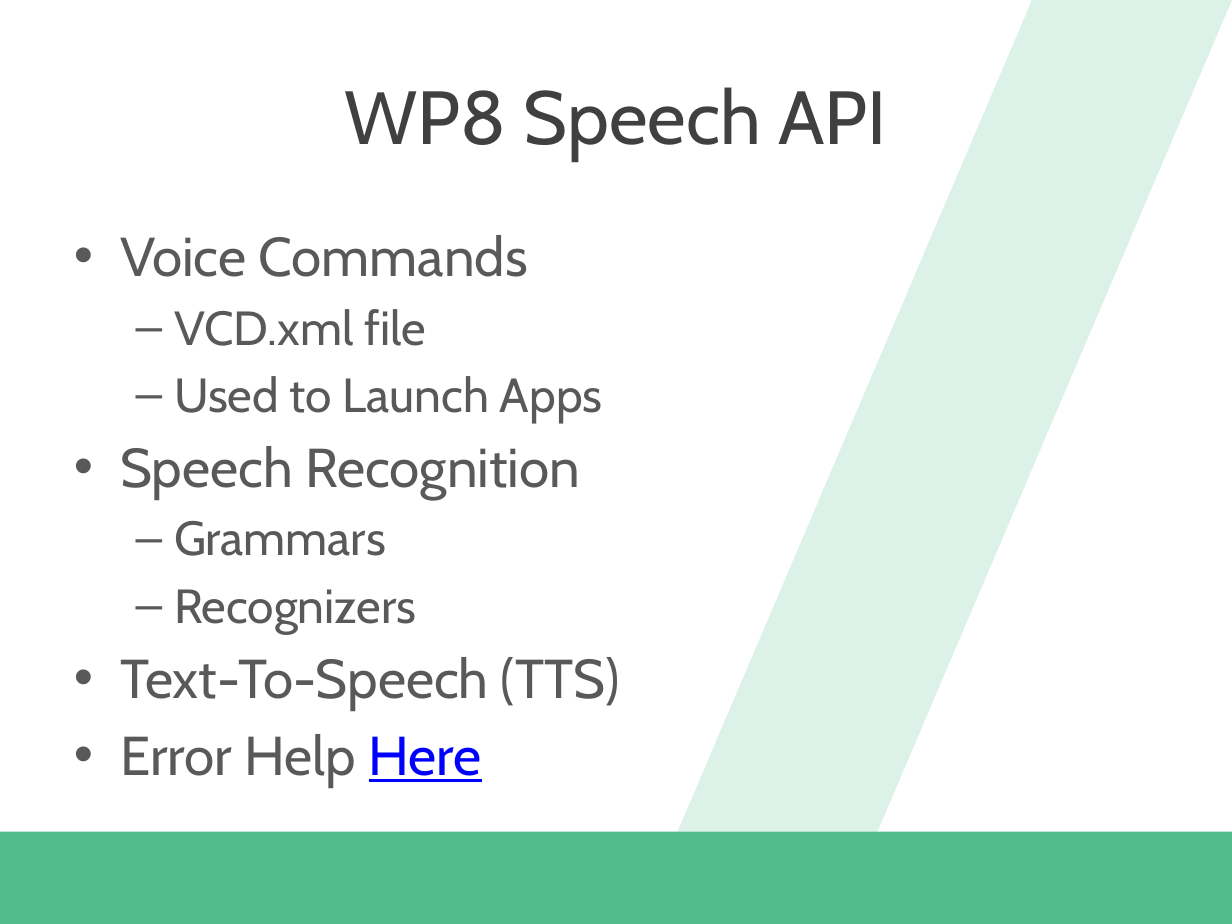
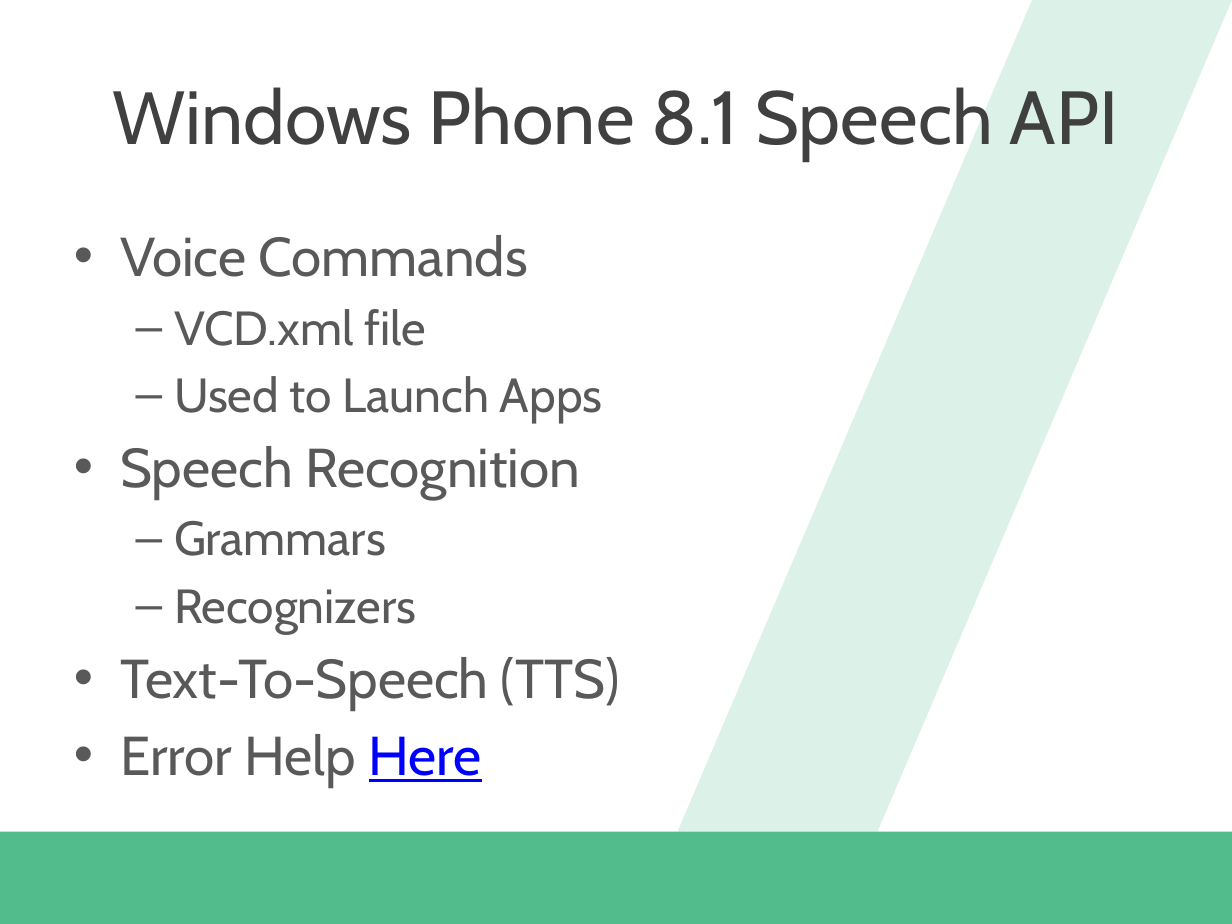
Before and after one commit to dannydwarren/CrawlWalkTalk, a slide deck: slide 5 of Crawl Walk Talk_Windows Phone 8.1 App Lifecycle and Speech API.pptx. Drawn at 1232x924 pixels with LibreOffice and Linux fonts; fonts in the diff are those of the drawing; background and template pictures are left out. Boxes give left, top, right and bottom in pixels: in the first picture for what was removed or moved away, otherwise in the second. Text is boxed around its words. In the diff, an @@ line names an element or a change of style, - is before the commit and + after.

```diff
--- a/Crawl Walk Talk_Windows Phone 8.1 App Lifecycle and Speech API.pptx
+++ b/Crawl Walk Talk_Windows Phone 8.1 App Lifecycle and Speech API.pptx
@@ title at bbox=[113, 87, 1119, 159]: text changed @@
-WP8 Speech API
+Windows Phone 8.1 Speech API
```
Also in this commit, not shown: 3 other slides changed.
